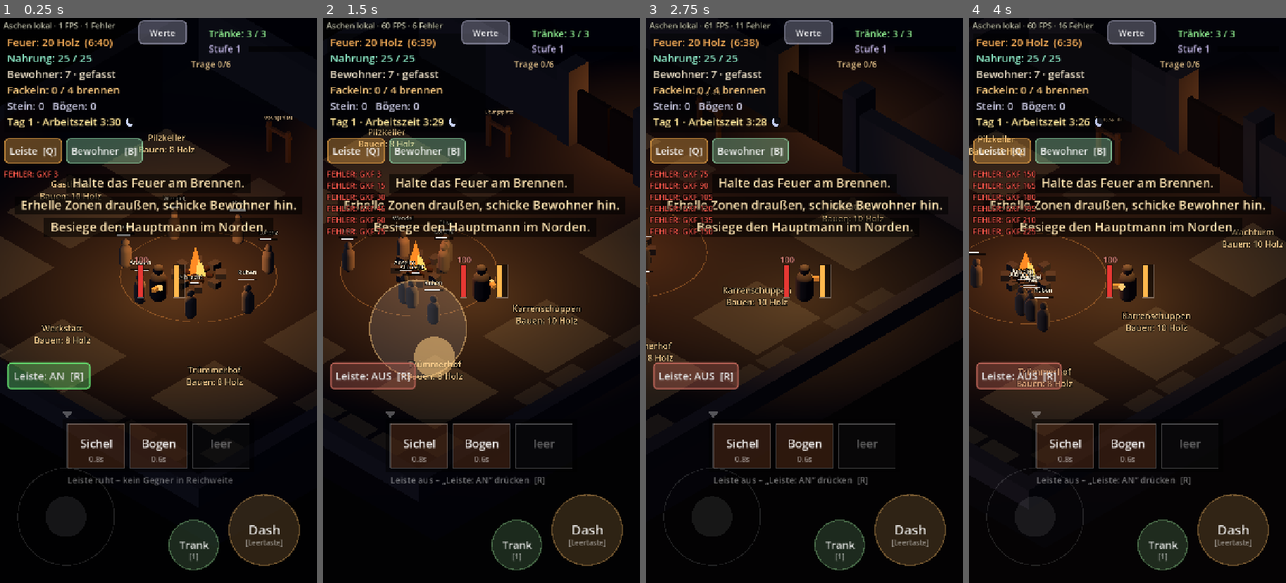
Above: before the commit, frames 1-4 (left to right).
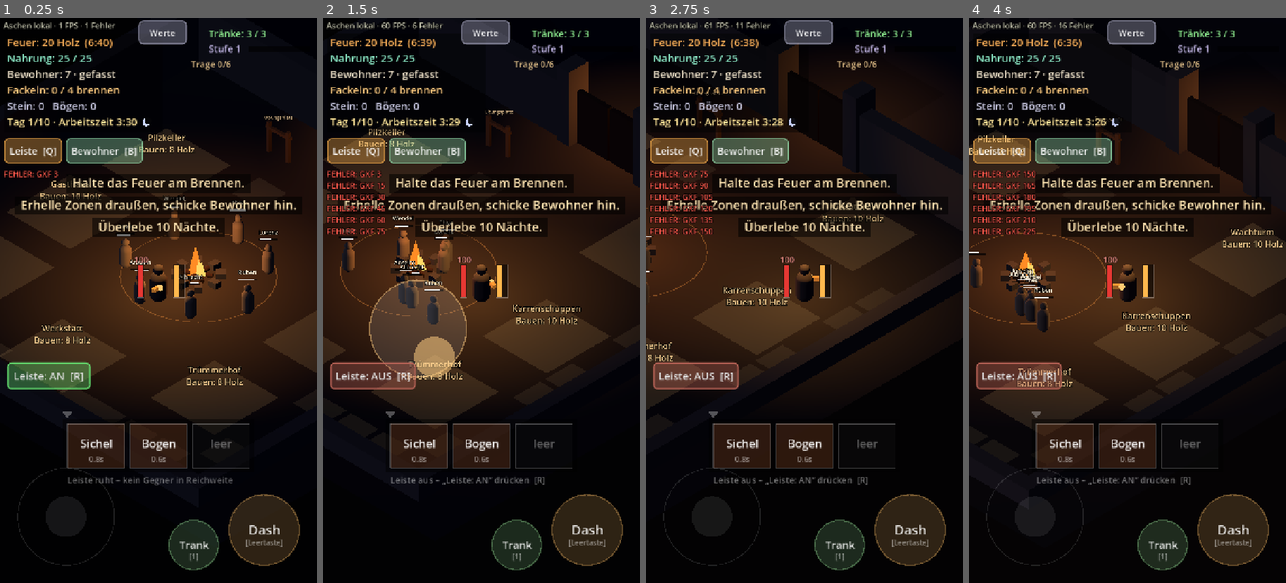
Above: after the commit, the same moments.

Repository: mxbstudio/Ashen
Game: Godot game, scene res://scenes/main.tscn
The game is run twice, just before and just after one commit, with the same random seed, the same clock (stepped at 60 frames per second) and the same inputs.
Inputs (mouse positions are in pixels of both pictures, inside the frame that each line leads up to):
- Up to frame 1 (0.25 s): no input
- Up to frame 2 (1.5 s): move the mouse to (551, 272) at 0.52 s; hold D (move_right) 0.53-1.25 s; hold R (bar_toggle) 0.53-1.25 s; click (551, 272) at 0.67 s; drag from (418, 328) to (465, 413) at 1.27 s
- Up to frame 3 (2.75 s): move the mouse to (836, 176) at 2.02 s; hold D (move_right) from 2.03 s (still down); hold G (drop_pile) from 2.03 s (still down)
- Up to frame 4 (4 s): release D (move_right) at 2.75 s; release G (drop_pile) at 2.75 s; drag from (1111, 413) to (1032, 215) at 2.77 s; move the mouse to (1222, 385) at 3.52 s; hold A (move_left) from 3.53 s (still down); hold F (interact2) from 3.53 s (still down)

The runs differ from the first frame. In frame 1, 1.7% of the frame differs, in the area x 10-87%, y 17-39%; in frame 2, 1.2%; in frame 3, 1.4%; in frame 4, 1.2%.

Commit message:
v0.6 Überlebe 10 Nächte: Belagerungen in festen Nächten, letzter Sturm in Nacht 10, Hauptmann freiwillig
Co-Authored-By: Claude Opus 5.5 <noreply@anthropic.com>
Claude-Session: https://claude.ai/code/session_01SBzu751hExD8waK5ZSfR2f

Diff:
--- a/scripts/config.gd
+++ b/scripts/config.gd
@@ -84,15 +84,17 @@
 var resource_regrow := 120.0       # s, bis eine leere Pilzstelle nachwächst (v0.1: 150)
 
 # --- Belagerung ------------------------------------------------------------
-var siege_interval := 480.0        # s (8 min)
-var siege_warning := 30.0          # s Vorzeichen
+var nights_to_win := 10           # Ziel (v0.6): so viele Nächte überleben – die letzte Nacht bringt den letzten Sturm
+var siege_first_night := 2         # erste Belagerung in dieser Nacht (Nacht 1 ist eine Schonfrist) …
+var siege_every := 2               # … danach jede 2. Nacht (2, 4, 6, 8) und immer in der letzten Nacht
+var siege_warning := 30.0          # s Vorzeichen (vor Beginn der Nachtruhe)
 var gate_health := 200.0
 var siege_size := 18               # Gegner in der ersten Belagerung
 var siege_growth := 6              # jede weitere Belagerung: so viele mehr
-var final_siege_size := 30         # letzte Belagerung nach dem Boss
+var final_siege_size := 40         # letzter Sturm in der letzten Nacht …
+var final_siege_size_boss := 26    # … so groß, wenn der Hauptmann vorher besiegt wurde
 var siege_batch := 4               # so viele erscheinen auf einmal
 var siege_batch_interval := 3.0    # s zwischen zwei Gruppen
-var siege_retry_delay := 60.0      # s Pause, falls das Tor in der letzten Belagerung fällt
 var gate_dps_crawler := 1.6        # Schaden pro Sekunde am Tor
 var gate_dps_lighteater := 1.0
 var gate_dps_lost := 5.0
--- a/scripts/hud.gd
+++ b/scripts/hud.gd
@@ -373,15 +373,18 @@
 	# Uhr: Tag, Phase, Restzeit der Phase
 	var left := int(fortress.phase_left())
 	var pcol: Color = {"work": Color(1, 0.9, 0.6), "free": Color(0.6, 0.9, 1.0), "night": Color(0.7, 0.7, 1.0)}[fortress.phase()]
-	var clock_txt := "Tag %d · %s %d:%02d" % [fortress.day, fortress.phase_name(), left / 60, left % 60]
+	var clock_txt := "Tag %d/%d · %s %d:%02d" % [fortress.day, Config.nights_to_win, fortress.phase_name(), left / 60, left % 60]
 	draw_string(font, Vector2(x, y + 204), clock_txt, HORIZONTAL_ALIGNMENT_LEFT, -1, 24, pcol)
 	# Sonne/Mond hinter der Uhr
 	var n: float = Lights.night
 	var icon := Vector2(x + font.get_string_size(clock_txt, HORIZONTAL_ALIGNMENT_LEFT, -1, 24).x + 20, y + 196)
+	var blood: bool = siege != null and (siege.siege_tonight() or siege.active)   # Belagerungsnacht: roter Mond
 	if n < 0.5:
 		draw_circle(icon, 9.0, Color(1.0, 0.82, 0.45, 1.0 - n))
+		if blood:
+			draw_circle(icon + Vector2(22, 0), 5.0, Color(0.9, 0.2, 0.15, 0.9))   # roter Punkt: heute Nacht Belagerung
 	else:
-		draw_circle(icon, 9.0, Color(0.8, 0.84, 1.0, n))
+		draw_circle(icon, 9.0, Color(0.95, 0.3, 0.25, n) if blood else Color(0.8, 0.84, 1.0, n))
 		draw_circle(icon + Vector2(4, -3), 8.0, Color(0.02, 0.02, 0.03, n))
 
 
--- a/scripts/main.gd
+++ b/scripts/main.gd
@@ -26,7 +26,7 @@
 	# kurzer Ziel-Hinweis beim Start
 	get_tree().call_group("hud", "toast", "Halte das Feuer am Brennen.", 6.0)
 	get_tree().call_group("hud", "toast", "Erhelle Zonen draußen, schicke Bewohner hin.", 6.0)
-	get_tree().call_group("hud", "toast", "Besiege den Hauptmann im Norden.", 6.0)
+	get_tree().call_group("hud", "toast", "Überlebe %d Nächte." % Config.nights_to_win, 6.0)
 
 
 func _spawn_boss() -> void:
@@ -60,7 +60,6 @@
 	# Beim Tod vergeht Zeit: die Festung verbraucht weiter Holz und Nahrung,
 	# und die nächste Belagerung rückt näher.
 	fortress.advance(Config.death_time_loss)
-	siege.advance(Config.death_time_loss)
 	get_tree().call_group("torches", "advance", Config.death_time_loss)
 	get_tree().call_group("hud", "toast", "%d Sekunden sind vergangen" % int(Config.death_time_loss))
 
@@ -68,8 +67,7 @@
 func _on_boss_defeated() -> void:
 	boss_defeated = true
 	get_tree().call_group("hud", "toast", "Der Hauptmann ist gefallen …")
-	get_tree().call_group("hud", "toast", "Die Dunkelheit sammelt sich zum letzten Sturm!")
-	siege.boss_defeated()
+	get_tree().call_group("hud", "toast", "Der letzte Sturm wird schwächer sein.")
 
 
 func _on_siege_ended(held: bool, final: bool) -> void:
@@ -77,9 +75,9 @@
 		fortress.mood_shock(10.0)   # gehalten: die Bewohner schöpfen Mut
 	if final and held:
 		game_over.show_end("Das Feuer brennt weiter",
-				"Der Hauptmann ist besiegt und das Tor hat gehalten.\nSieg!")
+				"%d Nächte überstanden – das Tor hat gehalten.\nSieg!" % Config.nights_to_win)
 	elif final:
-		get_tree().call_group("hud", "toast", "Das Tor ist gefallen – sie kommen wieder!")
+		get_tree().call_group("hud", "toast", "Das Tor ist gefallen – sie kommen nächste Nacht wieder!")
 
 
 func _on_fire_out() -> void:
--- a/scripts/save_game.gd
+++ b/scripts/save_game.gd
@@ -118,7 +118,7 @@
 				func(t): return [t.global_position.x, t.global_position.z, t.fuel, t.depot.stock]),
 		"small_torches": get_tree().get_nodes_in_group("small_torches").map(
 				func(t): return [t.global_position.x, t.global_position.z, t.fuel]),
-		"siege": {"time": siege.time_to_bell, "count": siege.count, "final": siege.final_pending},
+		"siege": {"count": siege.count, "last_night": siege.last_night},
 		"boss_defeated": get_parent().boss_defeated,
 	}
 	for b in fortress.buildings:
@@ -161,8 +161,7 @@
 	_apply_player(d.get("player", {}))
 	var s: Dictionary = d.get("siege", {})
 	siege.count = int(s.get("count", 0))
-	siege.final_pending = bool(s.get("final", false))
-	siege.time_to_bell = maxf(float(s.get("time", Config.siege_interval)), Config.siege_warning + 15.0)
+	siege.last_night = int(s.get("last_night", 0))
 	var ev := get_tree().get_first_node_in_group("events")
 	if ev and d.has("event_t"):
 		ev.time_left = float(d["event_t"])
--- a/scripts/siege.gd
+++ b/scripts/siege.gd
@@ -1,9 +1,11 @@
-## Belagerungen: alle paar Minuten. Ablauf:
-##   1. Vorzeichen (30 s vorher): das Feuer flackert unruhig – kein Countdown.
-##   2. Die Glocke läutet: Gegner erscheinen vor dem Tor und schlagen darauf ein.
+## Belagerungen kommen nachts (v0.6): in Nacht 2, 4, 6, 8 … und immer in der letzten Nacht (Config.nights_to_win).
+## Ablauf:
+##   1. Vorzeichen (30 s vor der Nachtruhe): das Feuer flackert unruhig.
+##   2. Mit der Nachtruhe läutet die Glocke: Gegner erscheinen vor dem Tor und schlagen darauf ein.
 ##   3. Bewohner steigen auf den Wachturm und schießen von dort (ohne Turm: niemand). Der Hüter kann draußen mitkämpfen.
 ##   4. Ende: alle Angreifer tot -> überstanden. Tor fällt -> ein Bewohner stirbt, Angreifer ziehen ab.
-## Nach dem Boss folgt die letzte Belagerung: hält das Tor, ist das Spiel gewonnen.
+## Hält das Tor in der letzten Nacht, ist das Spiel gewonnen. Fällt es, kommen sie in der nächsten Nacht wieder.
+## Wer vorher den Hauptmann besiegt, hat es im letzten Sturm leichter.
 extends Node
 
 signal siege_started(final: bool)
@@ -20,9 +22,9 @@
 @export var spawner: Node3D
 @export var player: Node3D
 
-var time_to_bell := 0.0            # Sekunden bis zur nächsten Glocke (nur intern, kein Countdown im HUD)
 var active := false
-var final_pending := false         # Boss besiegt -> nächste Belagerung ist die letzte
+var won := false                   # letzter Sturm gehalten
+var last_night := 0                # in dieser Nacht (= Tag) gab es zuletzt eine Belagerung
 var is_final := false
 var count := 0                     # wie viele Belagerungen schon waren
 var _to_spawn := 0
@@ -30,18 +32,35 @@
 var _enemies: Array[Node3D] = []
 var _defense_t := 0.0
 var _omen_announced := false
+var _announced_day := 1            # für die Morgen-Meldung „Heute Nacht: Belagerung!“
 var _rng := RandomNumberGenerator.new()
 
 
 func _ready() -> void:
 	add_to_group("siege")
 	_rng.randomize()
-	time_to_bell = Config.siege_interval
 	gate.broken.connect(_on_gate_broken)
 
 
+## Kommt in Nacht n eine Belagerung? Die letzte Nacht (und jede danach, falls das Tor fiel) immer.
+func is_siege_night(n: int) -> bool:
+	if n >= Config.nights_to_win:
+		return true
+	return n >= Config.siege_first_night and (n - Config.siege_first_night) % maxi(Config.siege_every, 1) == 0
+
+
+## Kommt heute Nacht noch eine Belagerung?
+func siege_tonight() -> bool:
+	return not won and is_siege_night(fortress.day) and last_night < fortress.day
+
+
+func is_final_night() -> bool:
+	return fortress.day >= Config.nights_to_win
+
+
 func omen_active() -> bool:
-	return not active and time_to_bell <= Config.siege_warning
+	return not active and siege_tonight() and fortress.phase() == "free" \
+			and fortress.phase_left() <= Config.siege_warning
 
 
 var _rumble_t := 0.0
@@ -50,7 +69,14 @@
 func _process(delta: float) -> void:
 	if not fortress.is_fire_burning():
 		return
-	advance(delta)
+	_update_omen()
+	if fortress.day != _announced_day:
+		_announced_day = fortress.day
+		if siege_tonight():
+			get_tree().call_group("hud", "toast", "Die letzte Nacht – der letzte Sturm kommt!" if is_final_night()
+					else "Heute Nacht: Belagerung!")
+	if not active and siege_tonight() and fortress.phase() == "night":
+		_start()
 	if omen_active():
 		_rumble_t -= delta
 		if _rumble_t <= 0.0:
@@ -62,11 +88,7 @@
 		_check_end()
 
 
-## Zeit vergehen lassen (auch beim Zeitsprung nach dem Tod).
-func advance(dt: float) -> void:
-	if active:
-		return
-	time_to_bell -= dt
+func _update_omen() -> void:
 	var omen := omen_active()
 	fire.omen = omen
 	player.lantern.omen = omen
@@ -76,24 +98,18 @@
 		if fortress.zone_workers_total() > 0:
 			get_tree().call_group("hud", "toast", "Die Bewohner draußen kehren heim.")
 		Sfx.play("omen", 0.0, 0.0)
-	if time_to_bell <= 0.0:
-		_start()
-
-
-## Boss besiegt: die letzte Belagerung kommt bald.
-func boss_defeated() -> void:
-	final_pending = true
-	if not active:
-		time_to_bell = Config.siege_warning + 5.0
-		_omen_announced = false
 
 
 func _start() -> void:
 	active = true
 	fire.omen = false
-	is_final = final_pending
+	is_final = is_final_night()
+	last_night = fortress.day
 	count += 1
-	_to_spawn = Config.final_siege_size if is_final else Config.siege_size + Config.siege_growth * (count - 1)
+	if is_final:
+		_to_spawn = Config.final_siege_size_boss if get_parent().get("boss_defeated") else Config.final_siege_size
+	else:
+		_to_spawn = Config.siege_size + Config.siege_growth * (count - 1)
 	_spawn_t = 0.0
 	_enemies.clear()
 	spawner.enabled = false
@@ -205,11 +221,7 @@
 	_omen_announced = false
 	var was_final := is_final
 	if was_final and held:
-		final_pending = false
-	elif was_final:
-		time_to_bell = Config.siege_retry_delay + Config.siege_warning
-	else:
-		time_to_bell = Config.siege_interval
+		won = true
 	if held:
 		get_tree().call_group("hud", "toast", "Belagerung überstanden!")
 	siege_ended.emit(held, was_final)
--- a/scripts/ui/tuning_panel.gd
+++ b/scripts/ui/tuning_panel.gd
@@ -52,7 +52,8 @@
 	["Gebäude Stufe 2: Holz", "upgrade_cost_2", 2, 40, 1, ""],
 	["Gebäude Stufe 3: Holz", "upgrade_cost_3", 2, 60, 1, ""],
 	["Belagerung"],
-	["Belagerung alle … s", "siege_interval", 60, 900, 30, "ab der nächsten"],
+	["Nächte bis zum Sieg", "nights_to_win", 2, 20, 1, ""],
+	["Belagerung jede … Nacht", "siege_every", 1, 5, 1, ""],
 	["Angreifer pro Belagerung", "siege_size", 4, 50, 2, ""],
 	["Torleben", "gate_health", 50, 600, 25, "ab der nächsten Reparatur"],
 	["Gegner & Kampf"],
Not shown, changed: FORTSCHRITT.md
